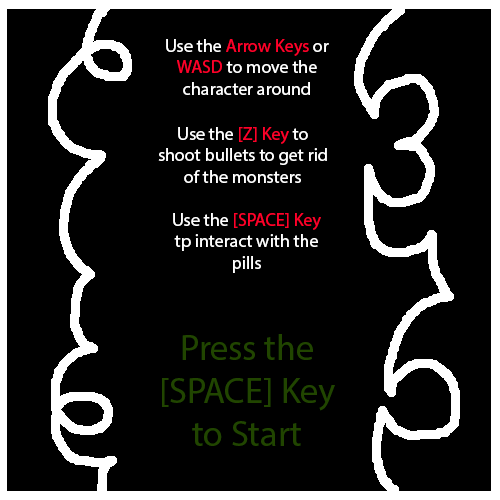
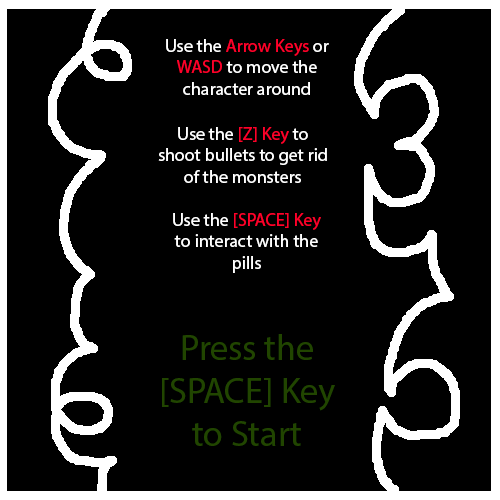
Layers edited between the first and the second 500px x 500px image:
renamed "Use the [SPACE] Key tp interact with the pills" to "Use the [SPACE] Key to interact with the pills", painted on it over [181, 234, 318, 251]
